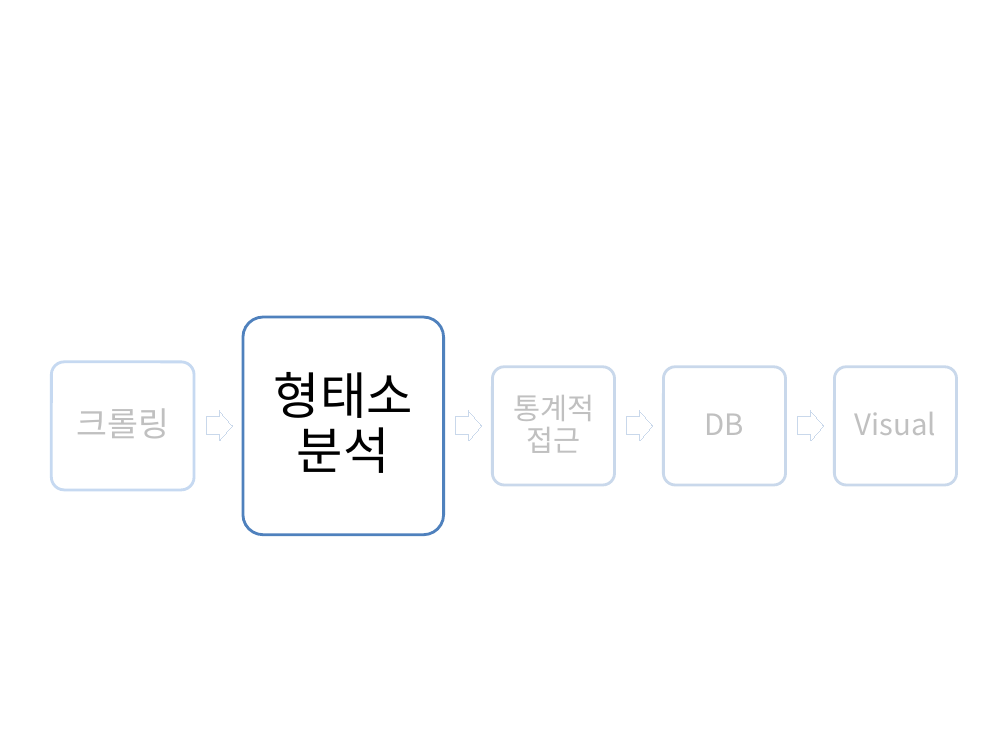
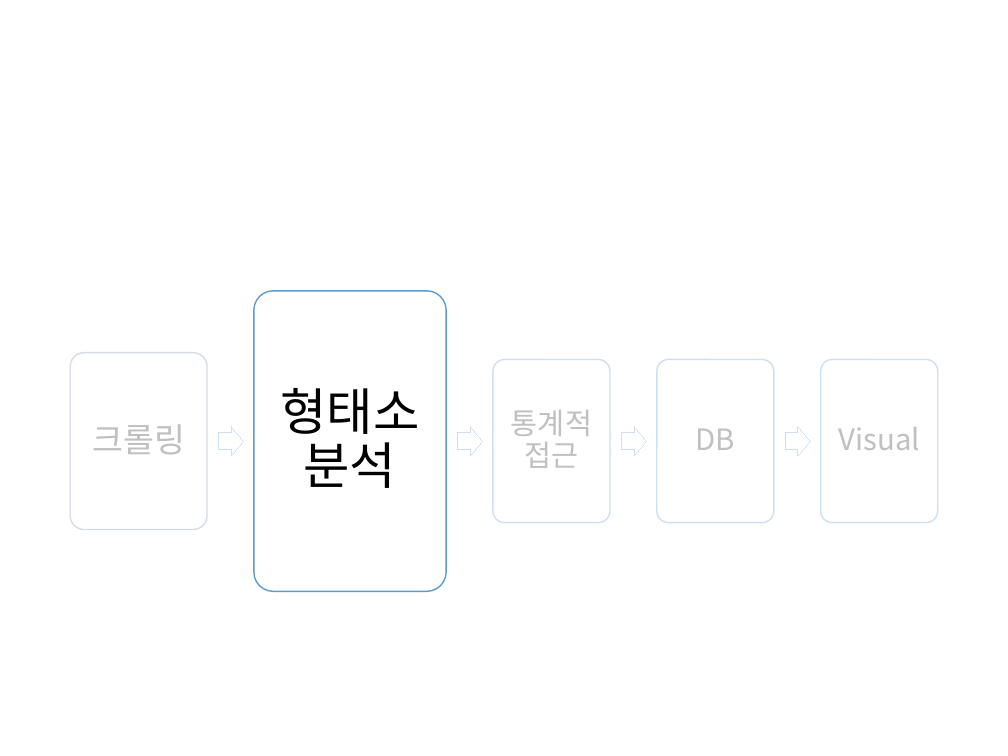
Before and after one commit to HaYongdae/issuewhatshow, a slide deck: slide 9 of doc/최종 PPT.pptx. Drawn at 1008x756 pixels with LibreOffice and Linux fonts; fonts in the diff are those of the drawing. Boxes give left, top, right and bottom in pixels: in the first picture for what was removed or moved away, otherwise in the second. Text is boxed around its words. In the diff, an @@ line names an element or a change of style, - is before the commit and + after.

```diff
--- a/doc/최종 PPT.pptx
+++ b/doc/최종 PPT.pptx
@@ rounded rectangle: place and size @@
-rounded rectangle at (243,318,444,535)
+rounded rectangle at (254,291,447,592)
@@ text "형태소분석": place and size @@
-text "형태소분석" at (274,372,413,473)
+text "형태소분석" at (280,388,419,488)
@@ rounded rectangle: place and size @@
-rounded rectangle at (51,362,195,490)
+rounded rectangle at (71,353,208,529)
@@ rounded rectangle at (71,353,208,529): outline #C6D9F1 2 pt to #D6DCE5 1 pt @@
@@ text "크롤링": place and size @@
-text "크롤링" at (76,408,169,438)
+text "크롤링" at (92,424,185,454)
@@ rounded rectangle: place and size @@
-rounded rectangle at (493,367,615,485)
+rounded rectangle at (493,360,610,523)
@@ text "통계적 접근": place and size @@
-text "통계적 접근" at (513,395,594,453)
+text "통계적 접근" at (511,410,592,468)
@@ rounded rectangle: place and size @@
-rounded rectangle at (663,367,785,485)
+rounded rectangle at (657,360,774,523)
@@ text "DB": place and size @@
-text "DB" at (705,414,745,435)
+text "DB" at (696,429,736,450)
@@ outline #4F81BD 2 pt to #5B9BD5 1 pt in 4 elements at (493,360,610,523), (254,291,447,592), (657,360,774,523), (821,360,937,523) @@
@@ rounded rectangle: place and size @@
-rounded rectangle at (835,367,957,485)
+rounded rectangle at (821,360,937,523)
@@ text "Visual": place and size @@
-text "Visual" at (855,412,936,435)
+text "Visual" at (838,427,919,450)
@@ right arrow: place and size @@
-right arrow at (207,410,233,440)
+right arrow at (219,426,244,456)
@@ right arrow: place and size @@
-right arrow at (456,410,482,440)
+right arrow at (458,426,483,456)
@@ right arrow: place and size @@
-right arrow at (627,410,653,440)
+right arrow at (622,426,647,456)
@@ outline #4F81BD 0.75 pt to #5B9BD5 0.75 pt in 4 elements at (458,426,483,456), (622,426,647,456), (219,426,244,456), (785,426,810,456) @@
@@ right arrow: place and size @@
-right arrow at (797,410,824,440)
+right arrow at (785,426,810,456)
```
Also in this commit, not shown: 21 other slides changed, 1 slide added, 1 slide removed.
